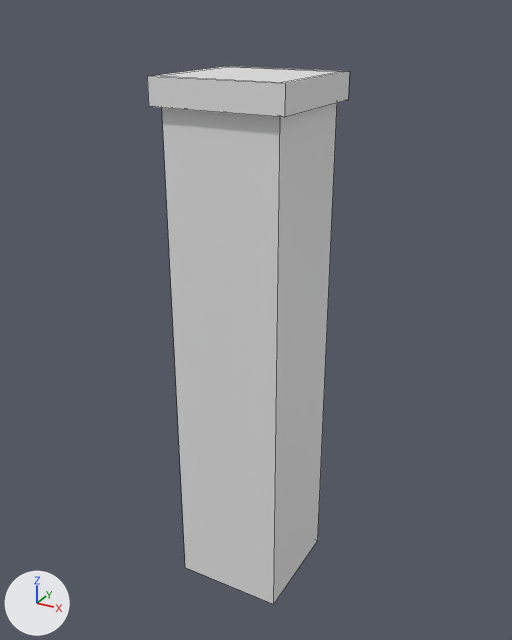
A saved change to the FBX model Pitch_Prototype/Assets/Prefabs/Finalized Assets/Original Assets/Building7.fbx.
The view is the same before and after, from a 50 mm lens placed at (125.0, -225.0, 126.0), pointed at (0.0, 3.0, 11.0). The axes (+X, +Y, +Z) are drawn at lower left. The lights are the same throughout. Mesh edges are drawn as thin lines. Materials are left out; every surface is plain grey.

Script lines for the objects in view, before the commit:
```python
me_cube_045 = bpy.data.meshes.new('Cube.045')
me_cube_045.from_pydata(...)  # 20 vertices, 17 faces; spans x -26.0..26.0, y -26.0..26.0, z -105.0..105.0
ob_cube_026 = bpy.data.objects.new('Cube.026', me_cube_045)
ob_cube_026.location = (0.0, 0.0, 0.0)
```
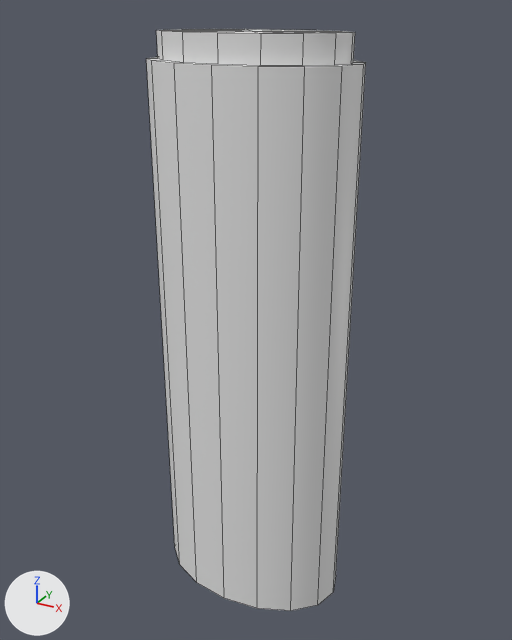
The edits, one by one:
me_cube_045 is used by ob_cube_026; location (0.0, 0.0, 0.0).
me_cube_045 had 20 vertices, 17 faces and spanned x -26.0..26.0, y -26.0..26.0, z -105.0..105.0.
me_cube_045 now has 65 vertices, 64 faces and spans x -40.0..40.0, y -26.0..26.0, z -109.0..119.0.
me_cube_045 part 1: the whole mesh is rebuilt.

Changed parts and their boxes [x1, y1, x2, y2] in the pictures (512 x 640 px):
'Cube.026', reshaped (8% wider, 8% taller)
    before: [147, 66, 350, 604]
    after: [146, 29, 366, 611]
